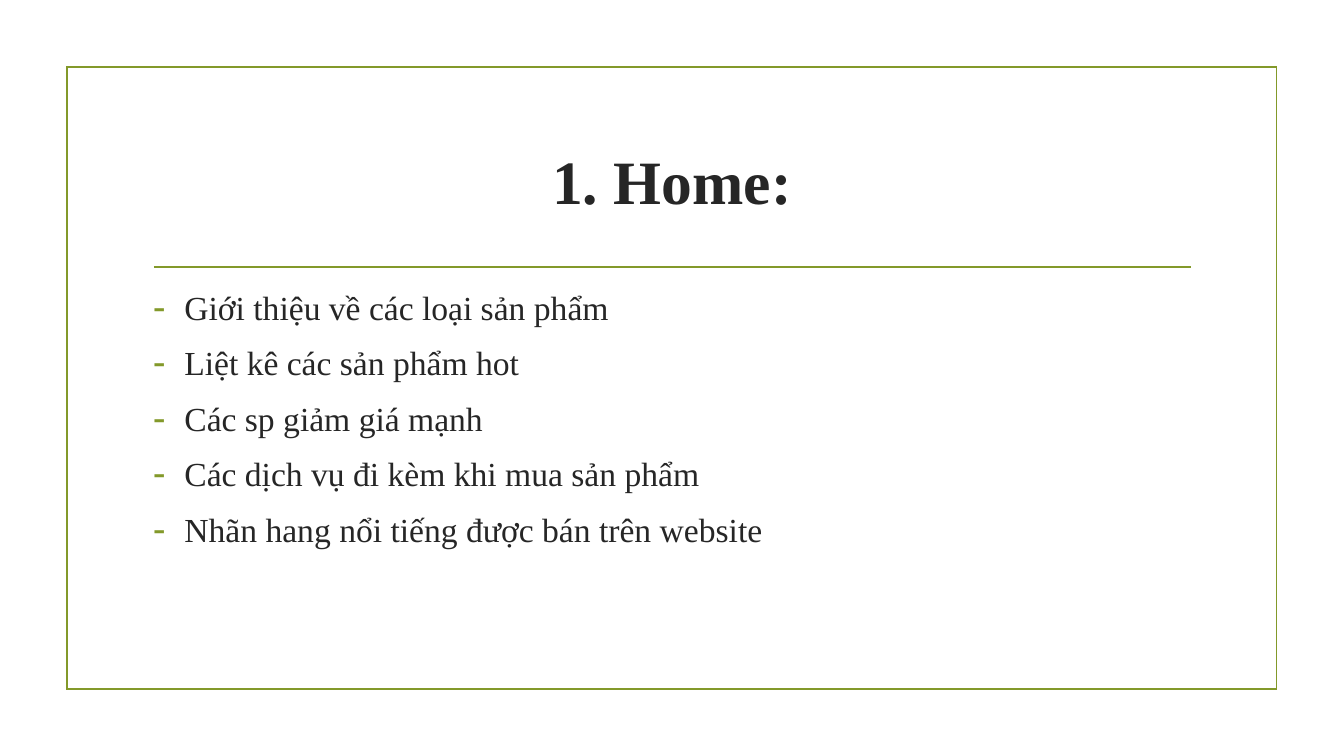
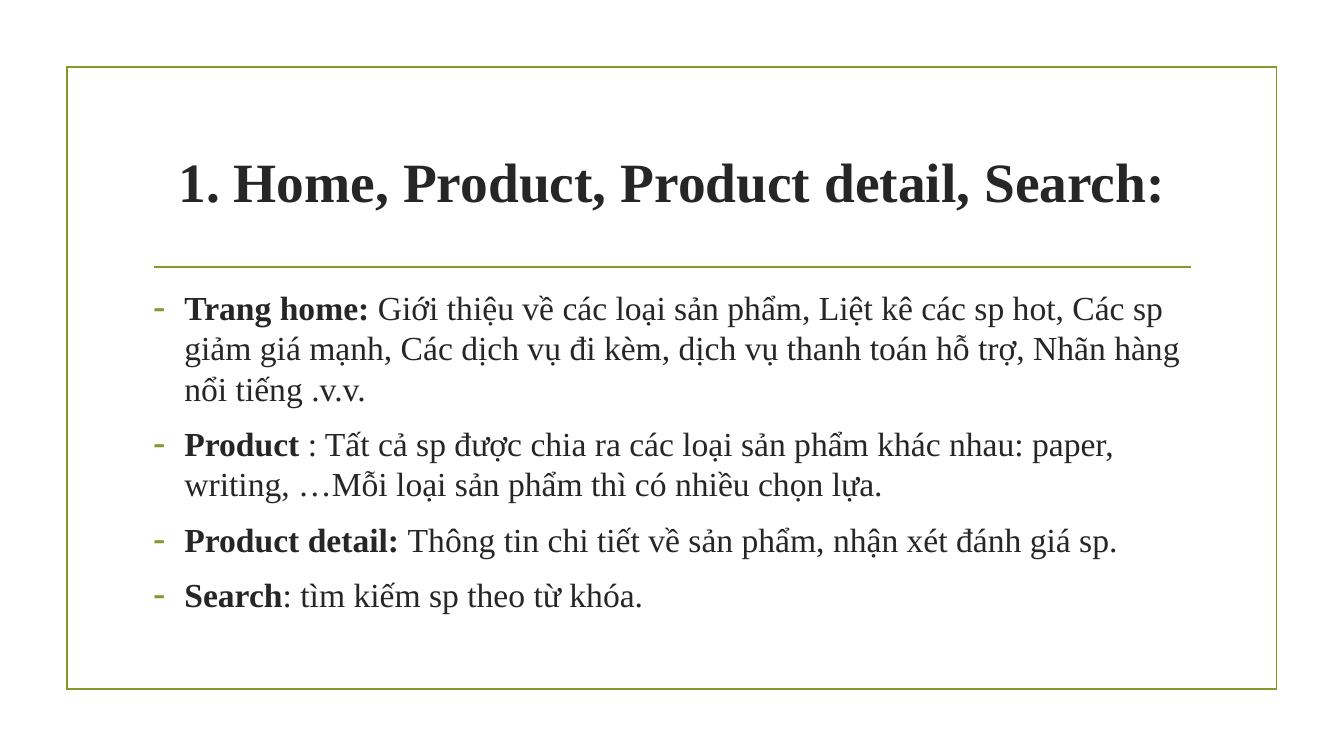
Before and after one commit to oanhbt/T1804E-UNIVERSAL_STATIONARY, a slide deck: slide 4 of sline.pptx. Drawn at 1344x756 pixels with LibreOffice and Linux fonts; fonts in the diff are those of the drawing; background and template pictures are left out. Boxes give left, top, right and bottom in pixels: in the first picture for what was removed or moved away, otherwise in the second. Text is boxed around its words. In the diff, an @@ line names an element or a change of style, - is before the commit and + after.

```diff
--- a/sline.pptx
+++ b/sline.pptx
@@ title at [178, 163, 1165, 211]: text changed; size 44 to 39.6 pt @@
-1. Home:
+1. Home, Product, Product detail, Search:
@@ text at [184, 295, 1179, 614]: text changed @@
-– Giới thiệu về các loại sản phẩm
-– Liệt kê các sản phẩm hot
-– Các sp giảm giá mạnh
-– Các dịch vụ đi kèm khi mua sản phẩm
-– Nhãn hang nổi tiếng được bán trên website
+– Trang home: Giới thiệu về các loại sản phẩm, Liệt kê các sp hot, Các sp giảm giá mạnh, Các dịch vụ đi kèm, dịch vụ thanh toán hỗ trợ, Nhãn hàng nổi tiếng .v.v.
+– Product : Tất cả sp được chia ra các loại sản phẩm khác nhau: paper, writing, …Mỗi loại sản phẩm thì có nhiều chọn lựa.
+– Product detail: Thông tin chi tiết về sản phẩm, nhận xét đánh giá sp.
+– Search: tìm kiếm sp theo từ khóa.
```
Also in this commit, not shown: 3 other slides changed, 3 slides added, 2 slides removed, 2 other files.
